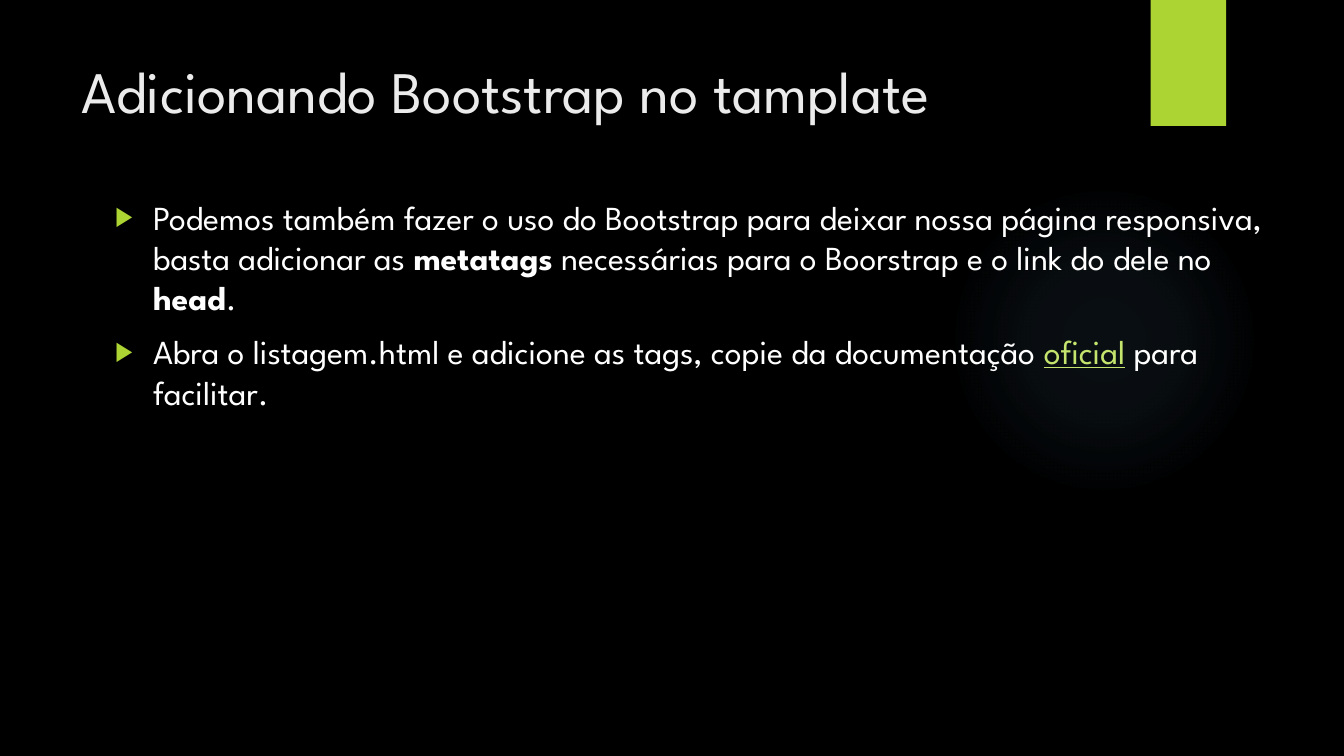
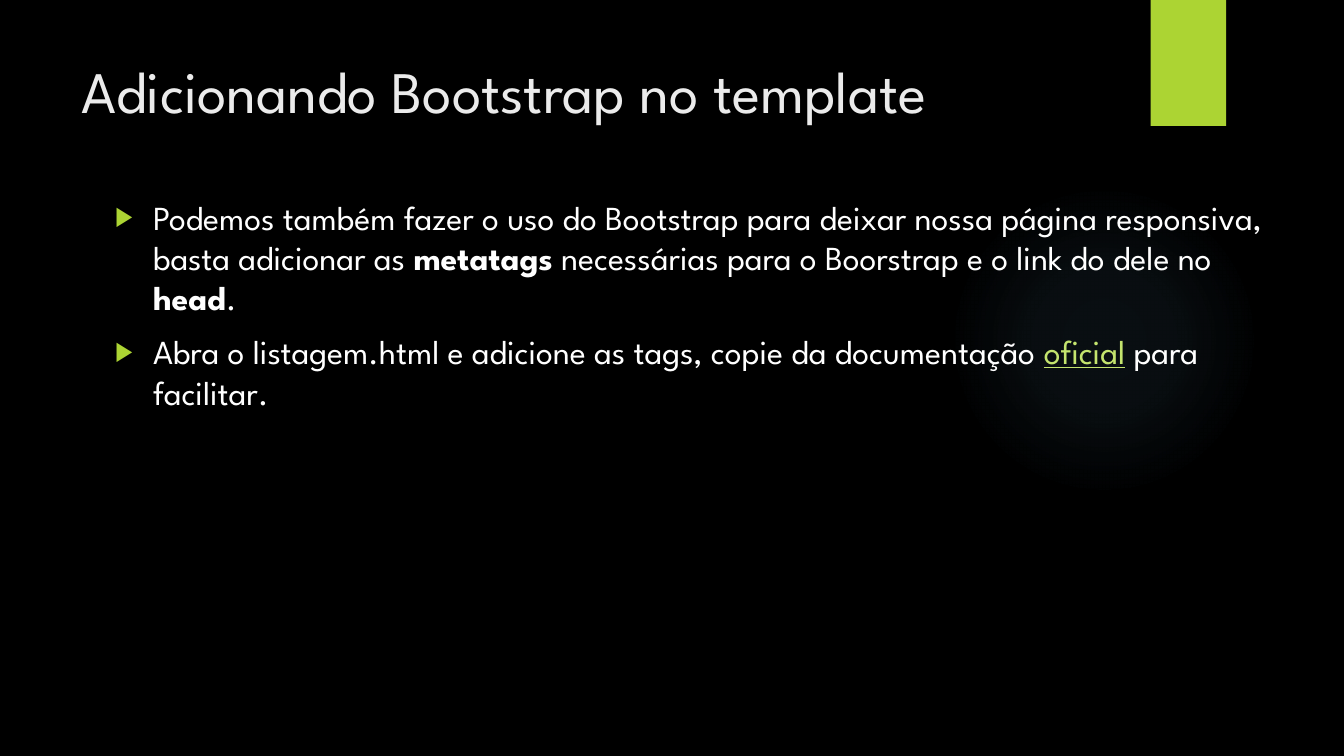
Before and after one commit to DiegoMeruoca/diegomeruoca.github.io, a slide deck: slide 10 of content/TDS/DS/12 - Realizando um CRUD - Read.ppsx. Drawn at 1344x756 pixels with LibreOffice and Linux fonts; fonts in the diff are those of the drawing; background and template pictures are left out. Boxes give left, top, right and bottom in pixels: in the first picture for what was removed or moved away, otherwise in the second. Text is boxed around its words. In the diff, an @@ line names an element or a change of style, - is before the commit and + after.

```diff
--- a/content/TDS/DS/12 - Realizando um CRUD - Read.ppsx
+++ b/content/TDS/DS/12 - Realizando um CRUD - Read.ppsx
@@ title at [81, 72, 926, 126]: text changed @@
-Adicionando Bootstrap no tamplate
+Adicionando Bootstrap no template
```
Also in this commit, not shown: 1 other slide changed, 23 other files.
